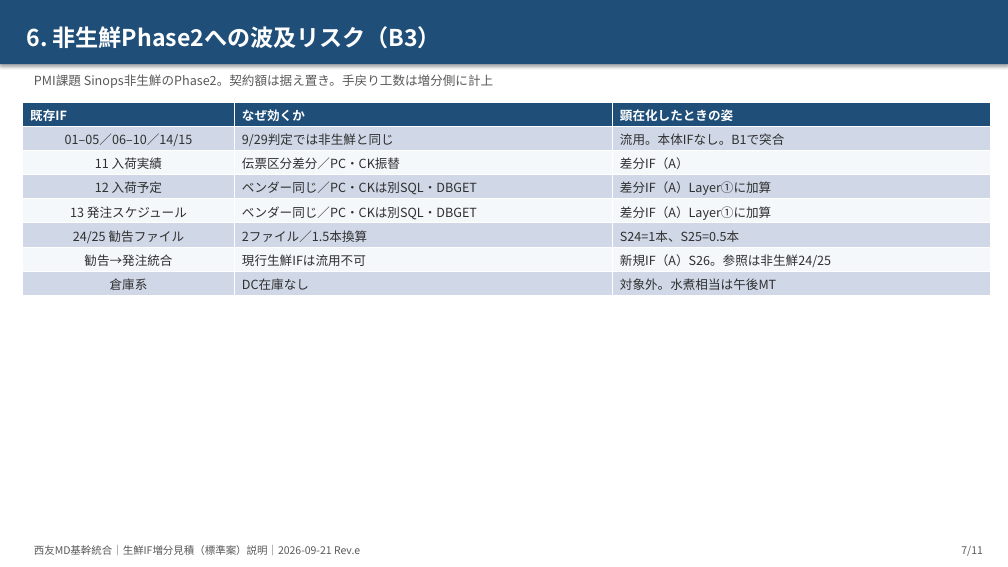
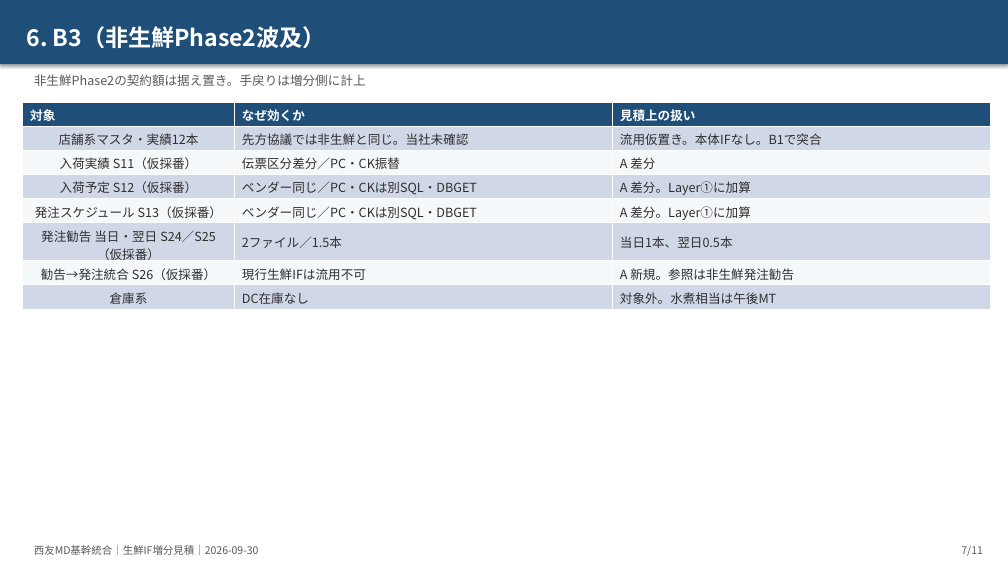
Before and after one commit to ZangPengshi-TREC/Zang_TreC, a slide deck: slide 7 of PMI/Sinops/phase2-detail-design/sources/20260921-生鮮IF増分見積/【説明】生鮮IF増分_標準案見積_リスク着眼_20260921.pptx. Drawn at 1008x567 pixels with LibreOffice and Linux fonts; fonts in the diff are those of the drawing. Boxes give left, top, right and bottom in pixels: in the first picture for what was removed or moved away, otherwise in the second. Text is boxed around its words. In the diff, an @@ line names an element or a change of style, - is before the commit and + after.

```diff
--- a/PMI/Sinops/phase2-detail-design/sources/20260921-生鮮IF増分見積/【説明】生鮮IF増分_標準案見積_リスク着眼_20260921.pptx
+++ b/PMI/Sinops/phase2-detail-design/sources/20260921-生鮮IF増分見積/【説明】生鮮IF増分_標準案見積_リスク着眼_20260921.pptx
@@ text in rectangle at <box>26,26,326,48</box>: text changed @@
-6. 非生鮮Phase2への波及リスク（B3）
+6. B3（非生鮮Phase2波及）
@@ text at <box>34,74,366,86</box>: text changed @@
-PMI課題 Sinops非生鮮のPhase2。契約額は据え置き。手戻り工数は増分側に計上
+非生鮮Phase2の契約額は据え置き。手戻りは増分側に計上
@@ table at <box>23,102,991,308</box> @@
-row 1, column 1: 既存IF
+row 1, column 1: 対象
-row 1, column 3: 顕在化したときの姿
+row 1, column 3: 見積上の扱い
-row 2: 01–05／06–10／14/15 | 9/29判定では非生鮮と同じ | 流用。本体IFなし。B1で突合
+row 2: 店舗系マスタ・実績12本 | 先方協議では非生鮮と同じ。当社未確認 | 流用仮置き。本体IFなし。B1で突合
-row 3, column 1: 11 入荷実績
+row 3, column 1: 入荷実績 S11（仮採番）
-row 3, column 3: 差分IF（A）
+row 3, column 3: A 差分
-row 4, column 1: 12 入荷予定
+row 4, column 1: 入荷予定 S12（仮採番）
-row 4, column 3: 差分IF（A）Layer①に加算
+row 4, column 3: A 差分。Layer①に加算
-row 5, column 1: 13 発注スケジュール
+row 5, column 1: 発注スケジュール S13（仮採番）
-row 5, column 3: 差分IF（A）Layer①に加算
+row 5, column 3: A 差分。Layer①に加算
-row 6: 24/25 勧告ファイル | 2ファイル／1.5本換算 | S24=1本、S25=0.5本
+row 6: 発注勧告 当日・翌日 S24／S25（仮採番） | 2ファイル／1.5本 | 当日1本、翌日0.5本
-row 7, column 1: 勧告→発注統合
+row 7, column 1: 勧告→発注統合 S26（仮採番）
-row 7, column 3: 新規IF（A）S26。参照は非生鮮24/25
+row 7, column 3: A 新規。参照は非生鮮発注勧告
@@ text at <box>34,545,259,555</box>: text changed @@
-西友MD基幹統合｜生鮮IF増分見積（標準案）説明｜2026-09-21 Rev.e
+西友MD基幹統合｜生鮮IF増分見積｜2026-09-30
```
Also in this commit, not shown: 10 other slides changed, 17 other files.
